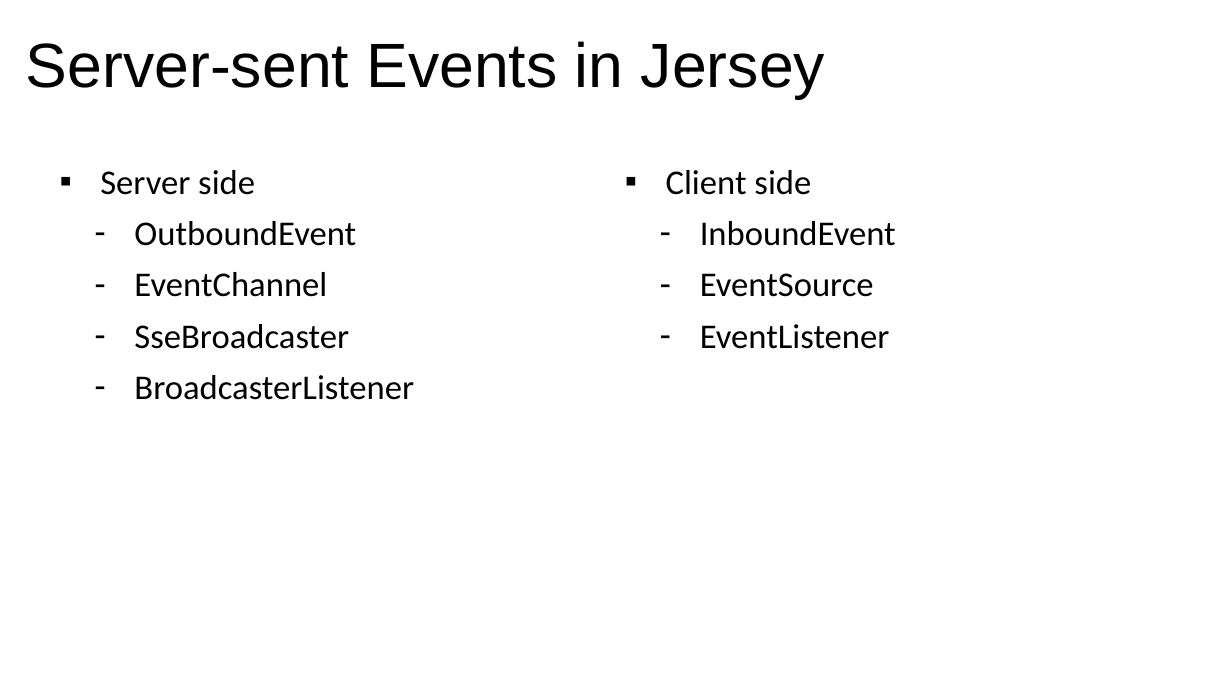
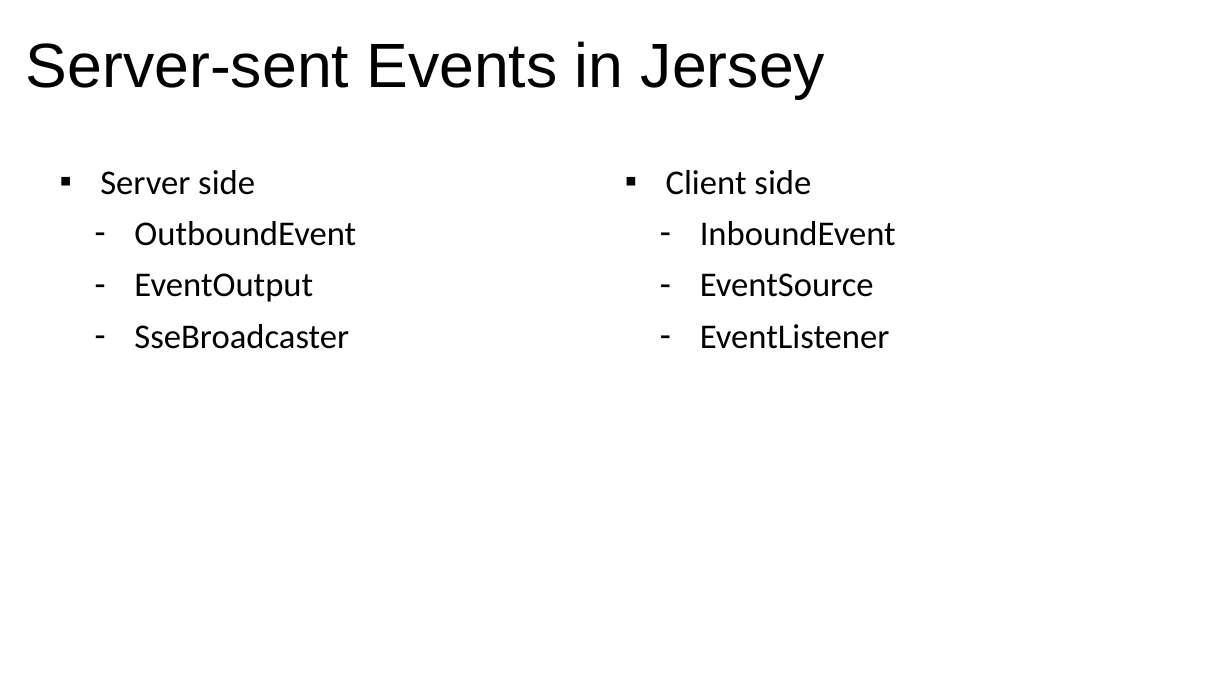
Before and after one commit to javaee/jersey-hol-sse-websocket, a slide deck: slide 17 of lab-slides.pptx. Drawn at 1232x693 pixels with LibreOffice and Linux fonts; fonts in the diff are those of the drawing; background and template pictures are left out. Boxes give left, top, right and bottom in pixels: in the first picture for what was removed or moved away, otherwise in the second. Text is boxed around its words. In the diff, an @@ line names an element or a change of style, - is before the commit and + after.

```diff
--- a/lab-slides.pptx
+++ b/lab-slides.pptx
@@ text at box(134, 273, 313, 302): text changed @@
-  – EventChannel
+  – EventOutput
@@ text at box(134, 375, 414, 400): paragraph removed @@
-  – BroadcasterListener
```
Also in this commit, not shown: 4 other slides changed, 1 other file.
